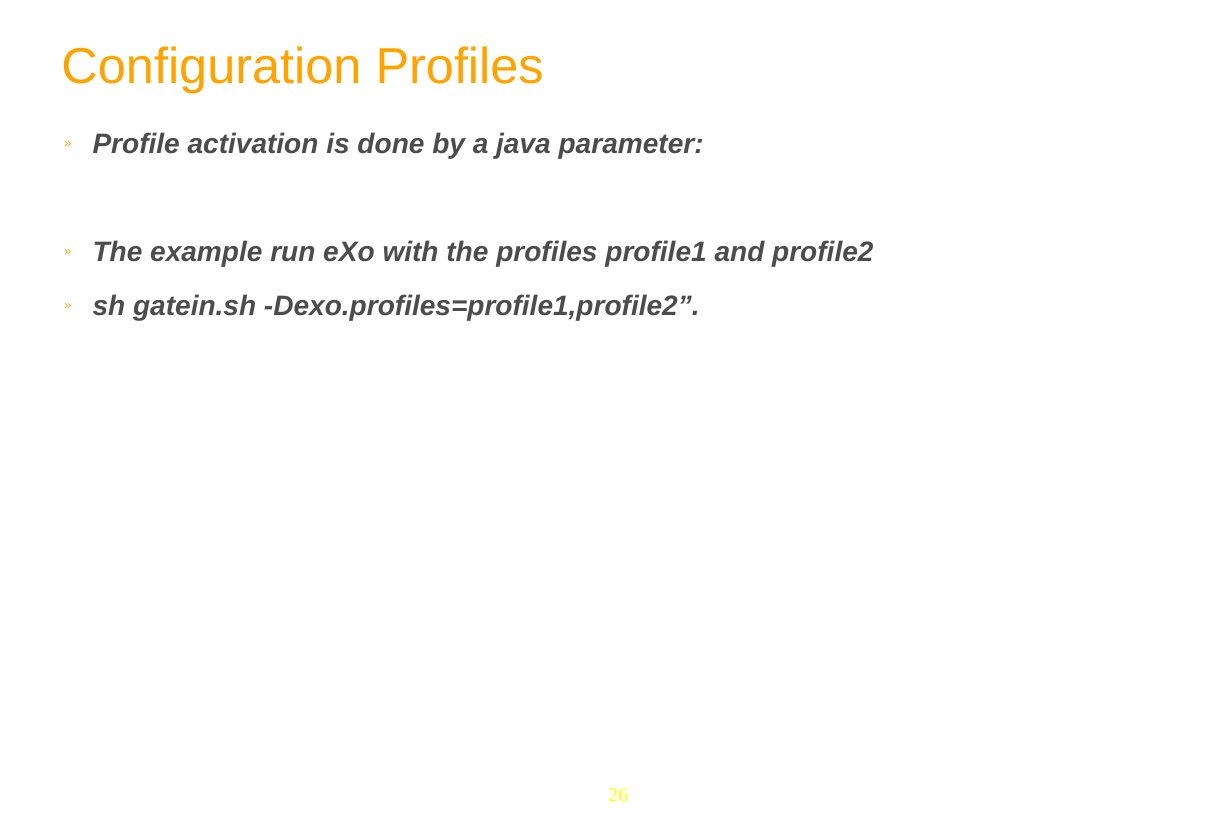
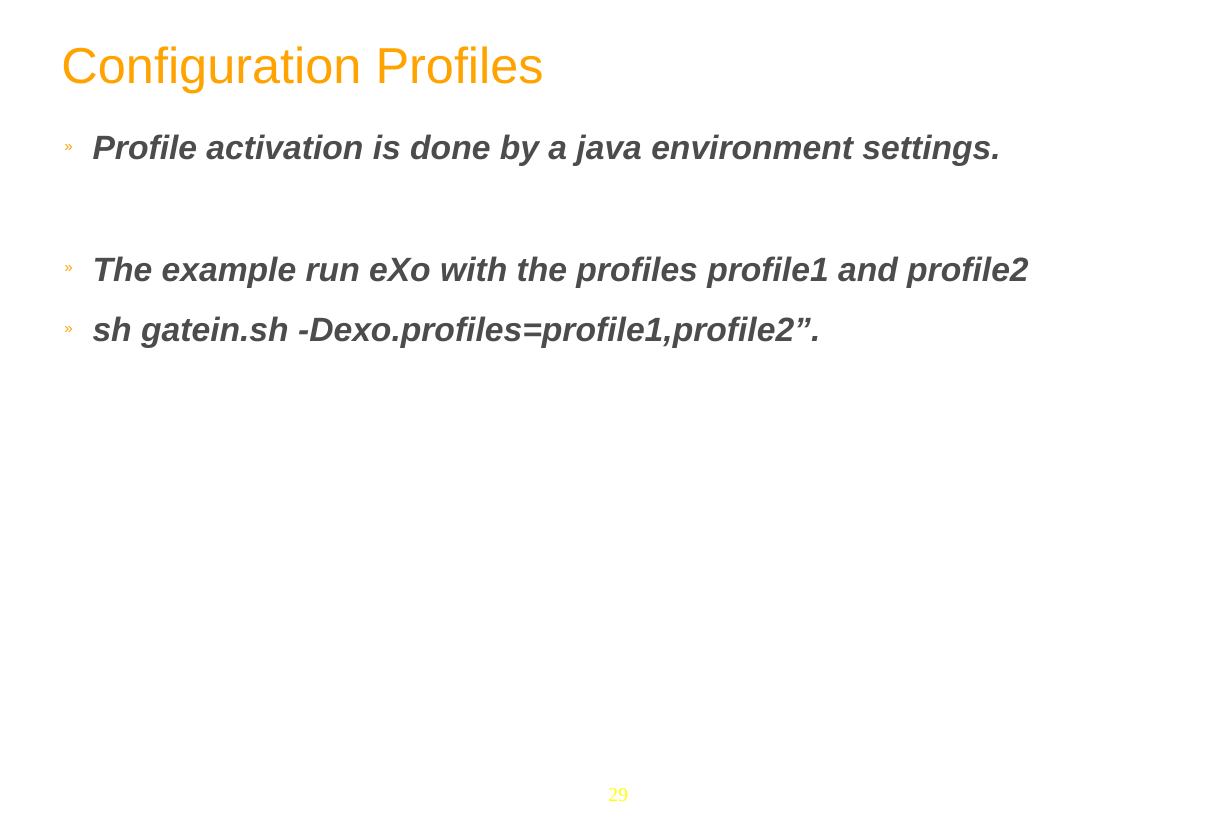
Before and after one commit to anhvurz90/training, a slide deck: slide 29 of exo-developer/210-configuration/slides/210-Portal-configuration-XDev-en.ppt (slide 26 before the commit). Drawn at 1232x835 pixels with LibreOffice and Linux fonts; fonts in the diff are those of the drawing; background and template pictures are left out. Boxes give left, top, right and bottom in pixels: in the first picture for what was removed or moved away, otherwise in the second. Text is boxed around its words. In the diff, an @@ line names an element or a change of style, - is before the commit and + after.

```diff
--- a/exo-developer/210-configuration/slides/210-Portal-configuration-XDev-en.ppt
+++ b/exo-developer/210-configuration/slides/210-Portal-configuration-XDev-en.ppt
@@ text at (x1=93, y1=134, x2=1000, y2=166): text changed; size 20 to 24 pt @@
-» Profile activation is done by a java parameter:
+» Profile activation is done by a java environment settings.
@@ text at (x1=93, y1=256, x2=1028, y2=348): size 20 to 24 pt in "The example run eXo with the profiles ...", "sh gatein.sh -Dexo.profiles=profile1,profile2”." @@
@@ page number at (x1=608, y1=788, x2=628, y2=802): text changed @@
-26
+29
```
Also in this commit, not shown: 47 other slides changed, 11 slides added, 2 slides removed.
